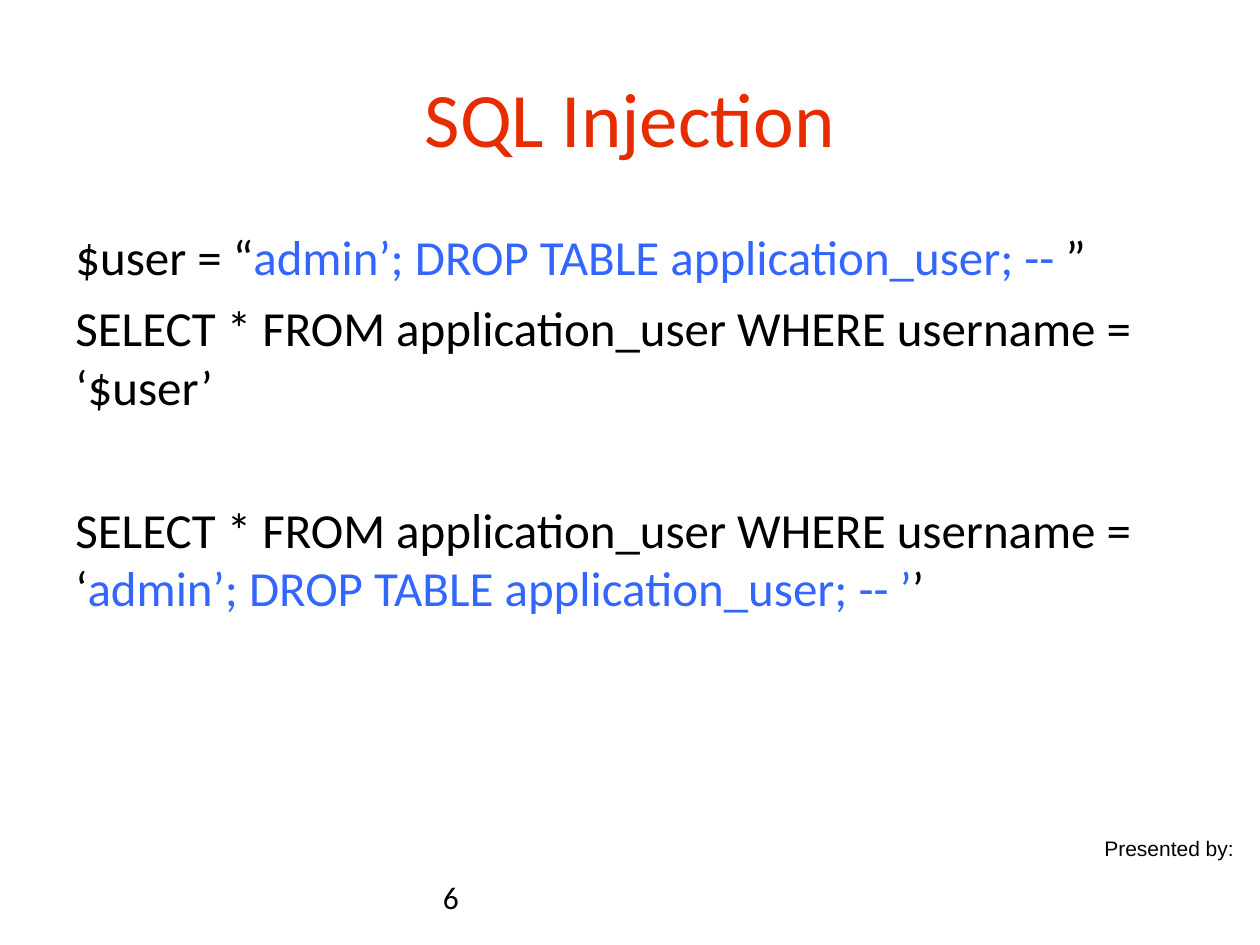
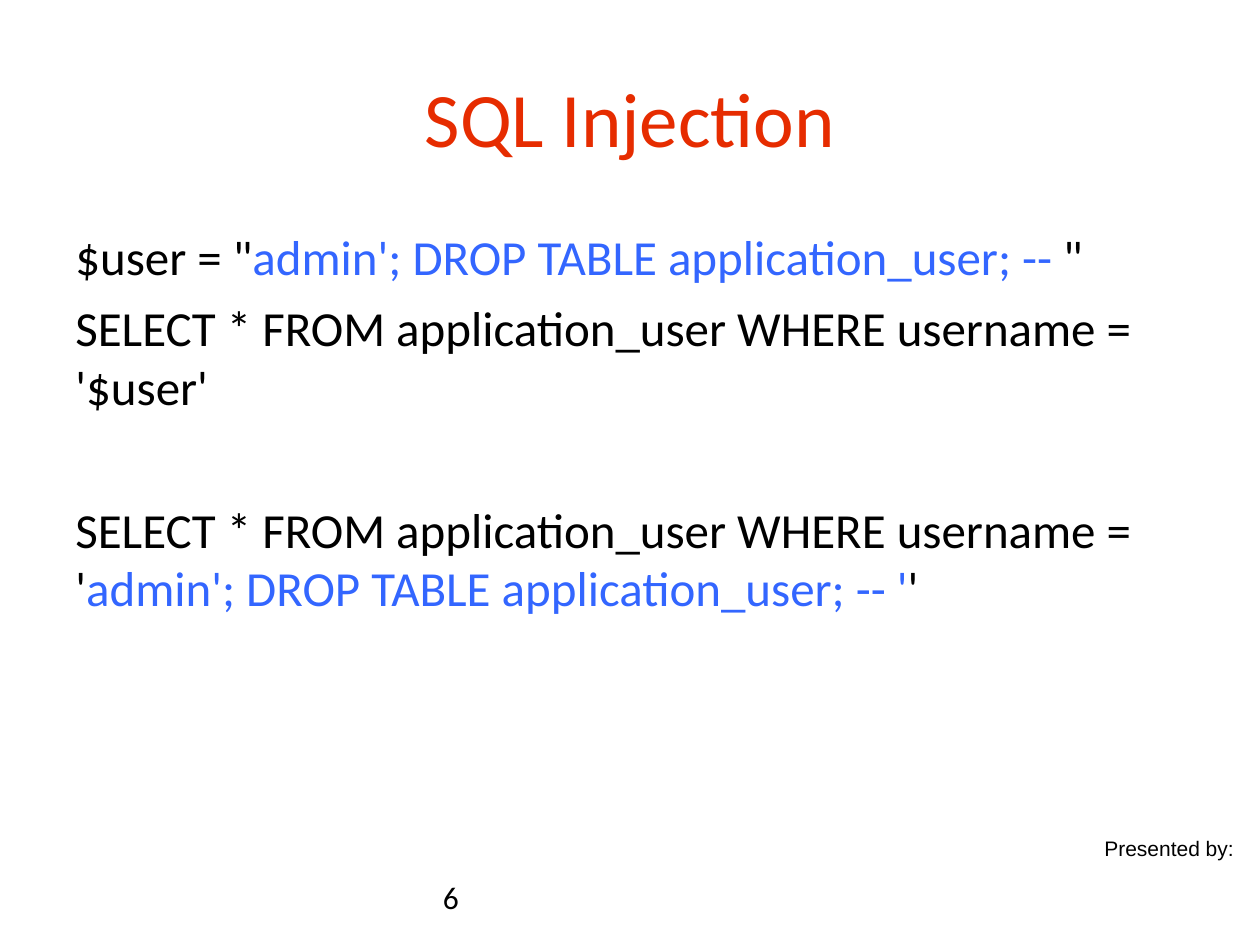
Before and after one commit to danielsomerfield/app-sec-presentation, a slide deck: slide 6 of AppSec Presentation Deck Day 2.ppt. Drawn at 1260x945 pixels with LibreOffice and Linux fonts; fonts in the diff are those of the drawing; background and template pictures are left out. Boxes give left, top, right and bottom in pixels: in the first picture for what was removed or moved away, otherwise in the second. Text is boxed around its words. In the diff, an @@ line names an element or a change of style, - is before the commit and + after.

```diff
--- a/AppSec Presentation Deck Day 2.ppt
+++ b/AppSec Presentation Deck Day 2.ppt
@@ text at [75,241,1096,614]: text changed @@
-$user = “admin’; DROP TABLE application_user; -- ”
-SELECT * FROM application_user WHERE username = ‘$user’
-SELECT * FROM application_user WHERE username = ‘admin’; DROP TABLE application_user; -- ’’
+$user = "admin'; DROP TABLE application_user; -- "
+SELECT * FROM application_user WHERE username = '$user'
+SELECT * FROM application_user WHERE username = 'admin'; DROP TABLE application_user; -- ''
```
Also in this commit, not shown: 7 other slides changed, 3 slides added, 2 other files.
